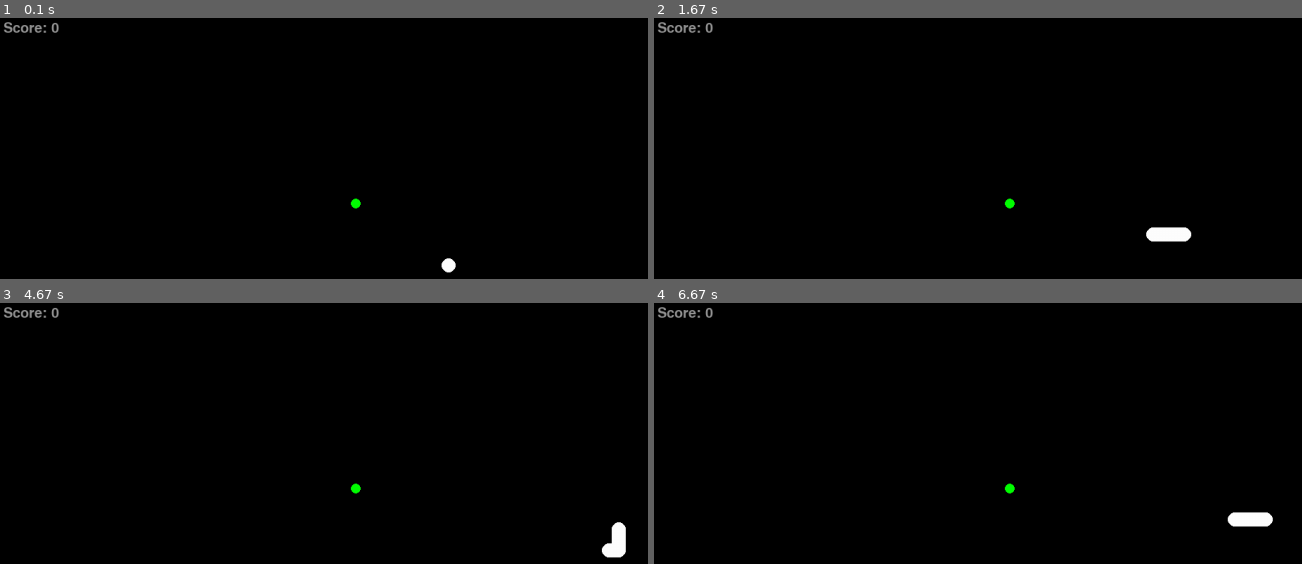
Above: before the commit, frames 1-4 (two rows, left to right).
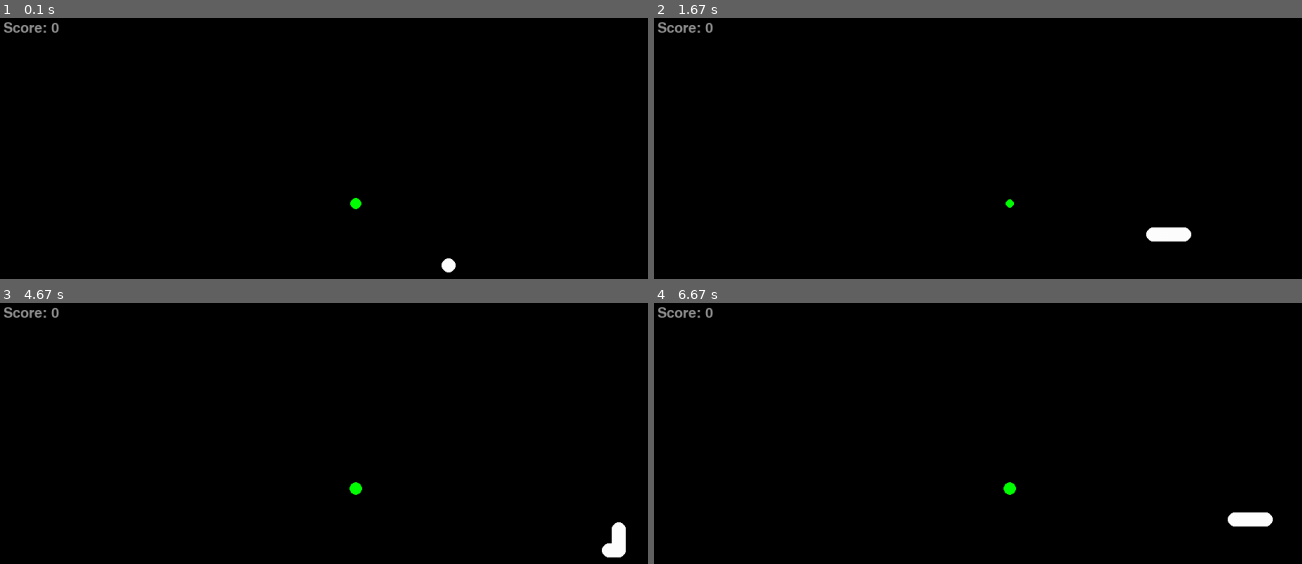
Above: after the commit, the same moments.

Repository: fredrik-andreassen/pygame-snake
Game: pygame game, started from main.py
Same seed, same stepped clock (60 frames per second), same inputs: the game is played once before the commit and once after it.
Inputs:
- Up to frame 1 (0.1 s): no input
- Up to frame 2 (1.67 s): hold Right 0.33-0.8 s; hold Up 0.83-1.13 s; hold Right 1.17-1.63 s
- Up to frame 3 (4.67 s): hold Down 2.23-2.53 s; hold Left 2.57-2.97 s; hold Up 3-3.37 s; hold Right 3.4-4.03 s; hold Down 4.07-4.43 s; hold Left from 4.47 s (still down)
- Up to frame 4 (6.67 s): release Left at 4.93 s; hold Right 4.97-5.43 s; hold Up 5.47-5.77 s; hold Right 5.8-6.27 s; hold Left from 6.3 s (still down)

The runs differ from the first frame. In frame 1, less than 0.1% of the frame differs, in the area x 54-56%, y 68-74%; in frame 2, less than 0.1%; in frame 3, less than 0.1%, in the area x 53-57%, y 68-74%; in frame 4, less than 0.1%.

Commit message:
Lagt til animasjon på mat

Diff:
--- a/Food.py
+++ b/Food.py
@@ -1,13 +1,13 @@
-import pygame, random
+import pygame, random, math
 
 from Snake import Snake
 
 
 class Food:
-    def __init__(self, surface: pygame.Surface, target_snake: Snake, radius: int = 7, color: tuple[int, int, int] = (0, 255, 0)) -> None:
+    def __init__(self, surface: pygame.Surface, target_snake: Snake, color: tuple[int, int, int] = (0, 255, 0)) -> None:
         self.surface = surface
         self.target_snake = target_snake
-        self.radius = radius
+        self.radius = target_snake.radius - 2
         self.color = color
 
         available_positions = []
@@ -25,5 +25,6 @@
         return (self.pos_x, self.pos_y)
 
 
-    def draw(self) -> None:
-        pygame.draw.circle(self.surface, self.color, self.get_pos(), self.radius)
+    def draw(self, frame_nr: int=1) -> None:
+        r = self.radius + (math.sin(frame_nr / 20) * 1.5)
+        pygame.draw.circle(self.surface, self.color, self.get_pos(), r)
--- a/main.py
+++ b/main.py
@@ -36,8 +36,11 @@
     available_food = [Food(display, snake)]
 
     score = 0
+    frame_nr = 0
 
     while True:
+        frame_nr += 1
+
         for event in pygame.event.get():
 
             if event.type == pygame.QUIT:
@@ -58,7 +61,7 @@
         display.fill(black)
 
         for food in available_food:
-            food.draw()
+            food.draw(frame_nr=frame_nr)
 
         try:
             snake.move()
